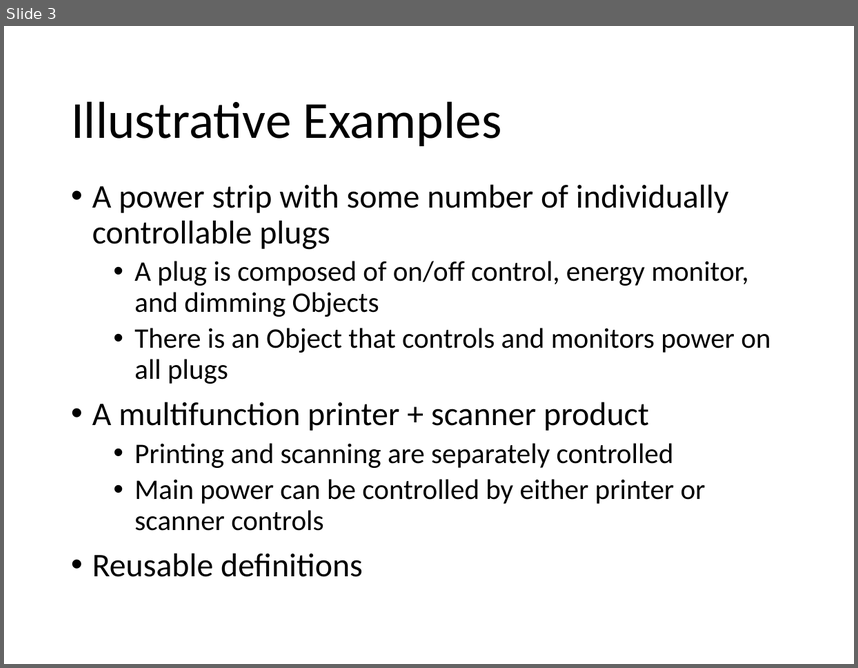
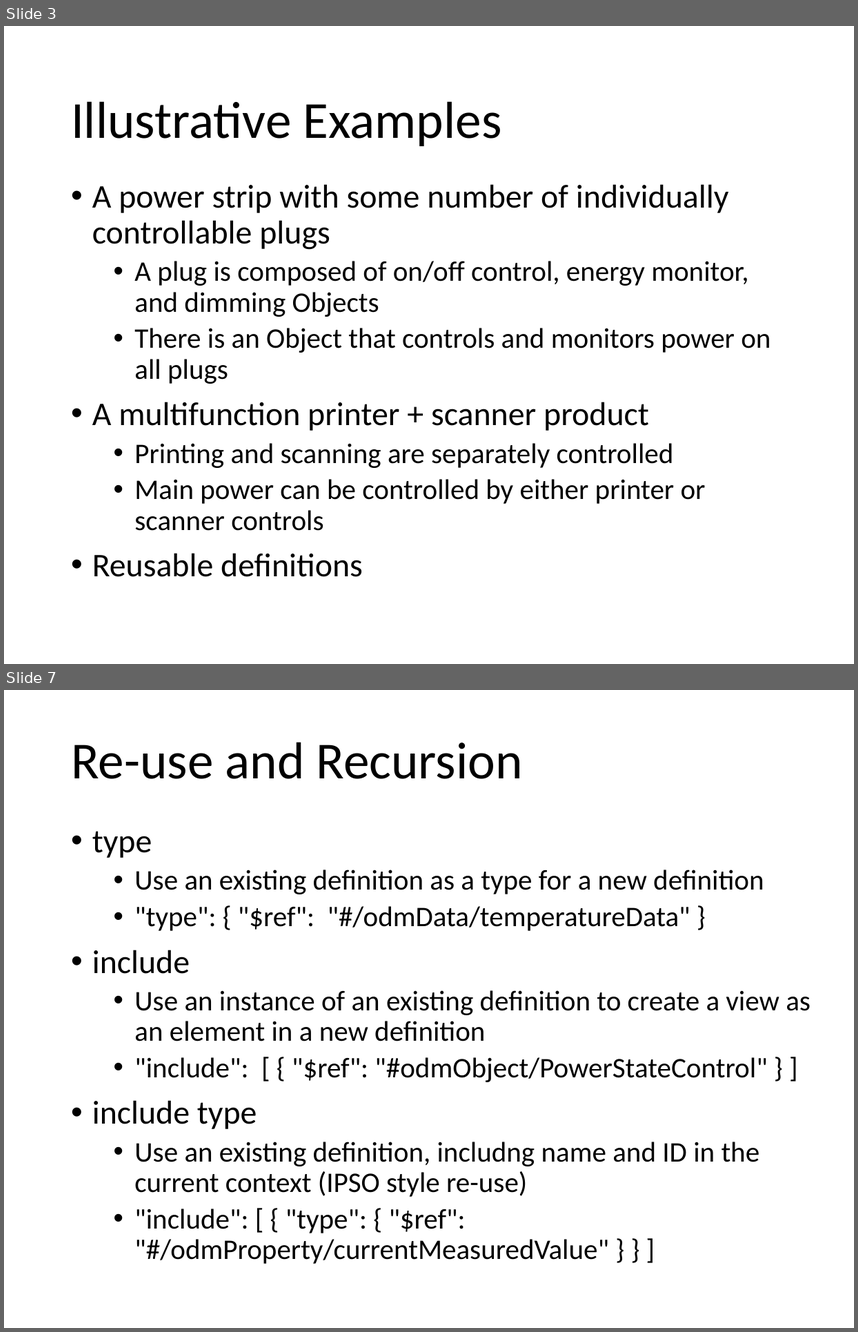
Before and after one commit to mjkoster/ODM-Examples, a slide deck: sdf-extensions.pptx. Shown one above the other, each under a label of ours: slide 3 before the commit, slides 3 and 7 after it; the slides between them are not shown. The pictures are 858x668 and 858x1332 pixels, drawn with LibreOffice and Linux fonts; fonts in the diff are those of the drawing. Boxes give left, top, right and bottom in pixels: in the first picture for what was removed or moved away, otherwise in the second. Text is boxed around its words. In the diff, an @@ line names an element or a change of style, - is before the commit and + after.

Commit message:
added an OCF example
added an OCF example to illustrate the use of the odmView class to model OCF Interface Types

```diff
--- a/sdf-extensions.pptx
+++ b/sdf-extensions.pptx
@@ slide 7 added at (x1=4, y1=690, x2=854, y2=1328), background #FFFFFF @@
@@ title added at (x1=71, y1=742, x2=523, y2=779), 44 pt, text #000000 @@
+Re-use and Recursion
@@ text added at (x1=92, y1=831, x2=811, y2=1263), 24 pt, text #000000 @@
+• type
+  • Use an existing definition as a type for a new definition
+  • "type": { "$ref": "#/odmData/temperatureData" }
+• include
+  • Use an instance of an existing definition to create a view as an element in a new definition
+  • "include": [ { "$ref": "#odmObject/PowerStateControl" } ]
+• include type
+  • Use an existing definition, includng name and ID in the current context (IPSO style re-use)
+  • "include": [ { "type": { "$ref": "#/odmProperty/currentMeasuredValue" } } ]
```
Also in this commit, not shown: 5 slides changed, 3 other slides added, 2 slides removed, 2 other files.
